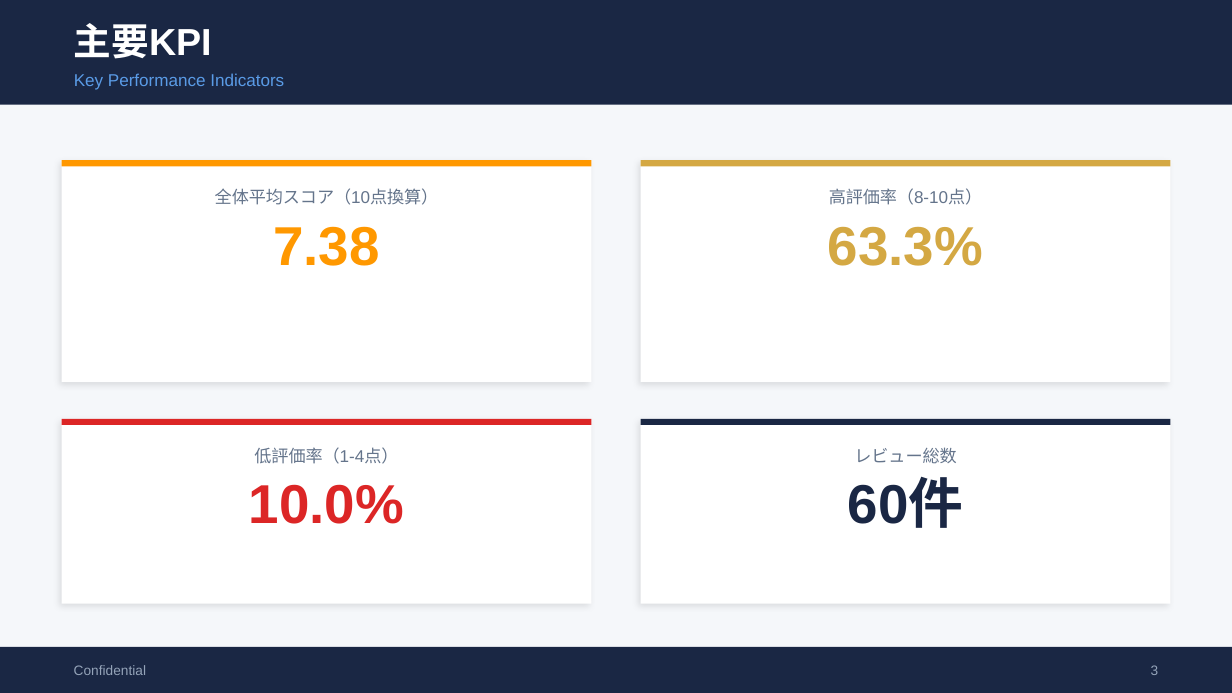
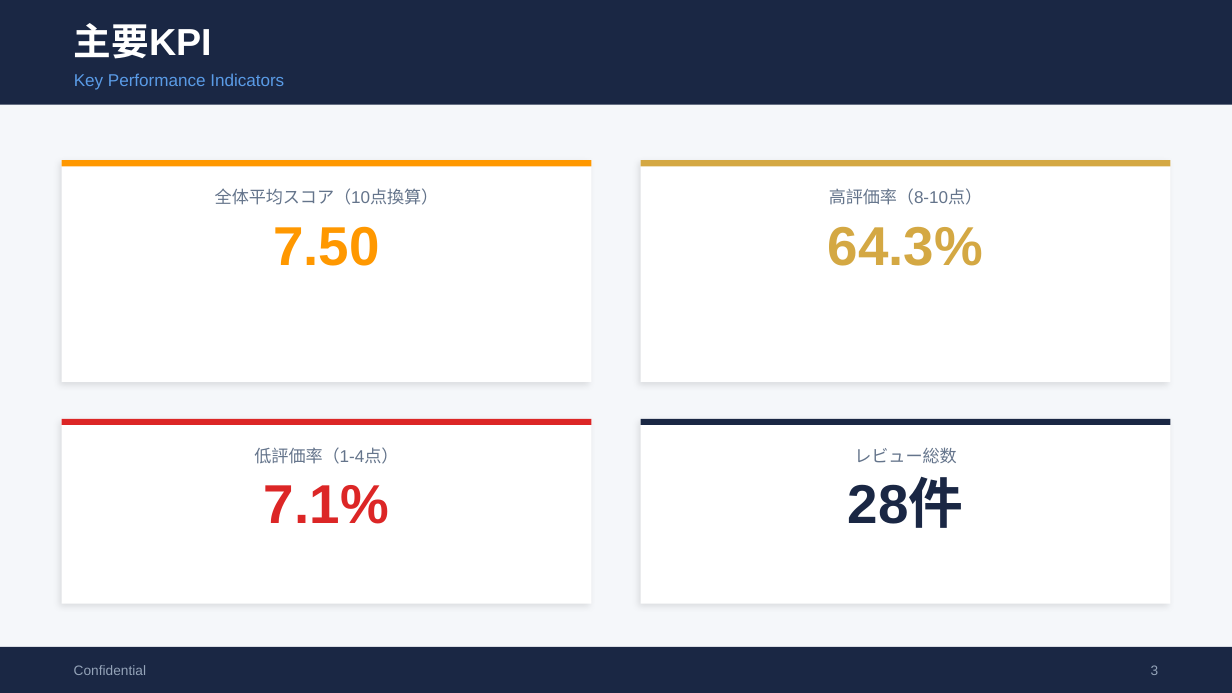
Before and after one commit to TAKAHASHIMITSUGU329/primechange-portal, a slide deck: slide 3 of 納品レポート/ホテル別レポート/apa_kamata_口コミ分析レポート.pptx. Drawn at 1232x693 pixels with LibreOffice and Linux fonts; fonts in the diff are those of the drawing. Boxes give left, top, right and bottom in pixels: in the first picture for what was removed or moved away, otherwise in the second. Text is boxed around its words. In the diff, an @@ line names an element or a change of style, - is before the commit and + after.

```diff
--- a/納品レポート/ホテル別レポート/apa_kamata_口コミ分析レポート.pptx
+++ b/納品レポート/ホテル別レポート/apa_kamata_口コミ分析レポート.pptx
@@ text at (x1=273, y1=226, x2=380, y2=266): text changed @@
-7.38
+7.50
@@ text at (x1=828, y1=227, x2=983, y2=266): text changed @@
-63.3%
+64.3%
@@ text at (x1=264, y1=485, x2=389, y2=524): text changed @@
-10.0%
+7.1%
@@ text at (x1=848, y1=480, x2=964, y2=528): text changed @@
-60件
+28件
```
Also in this commit, not shown: 8 other slides changed, 37 other files.
